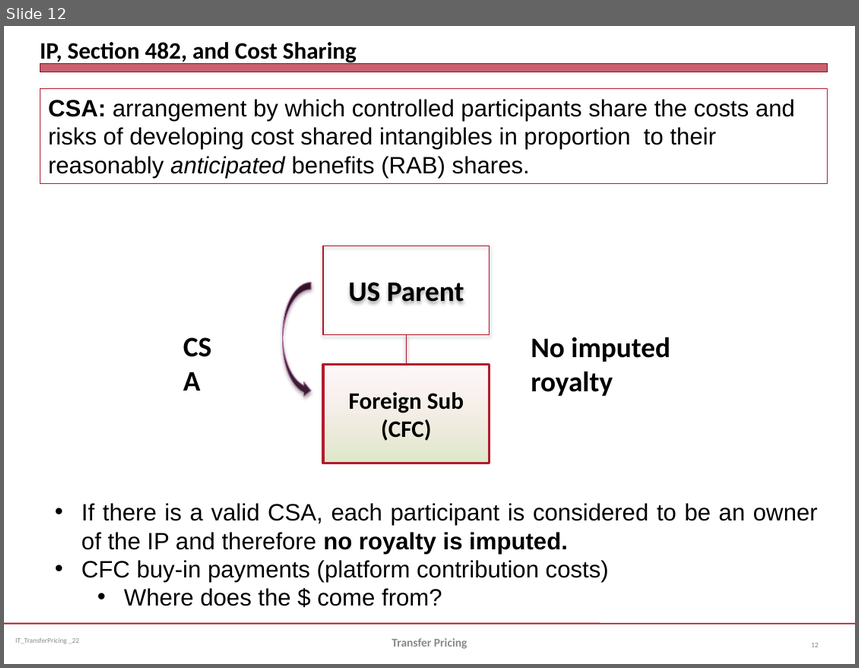
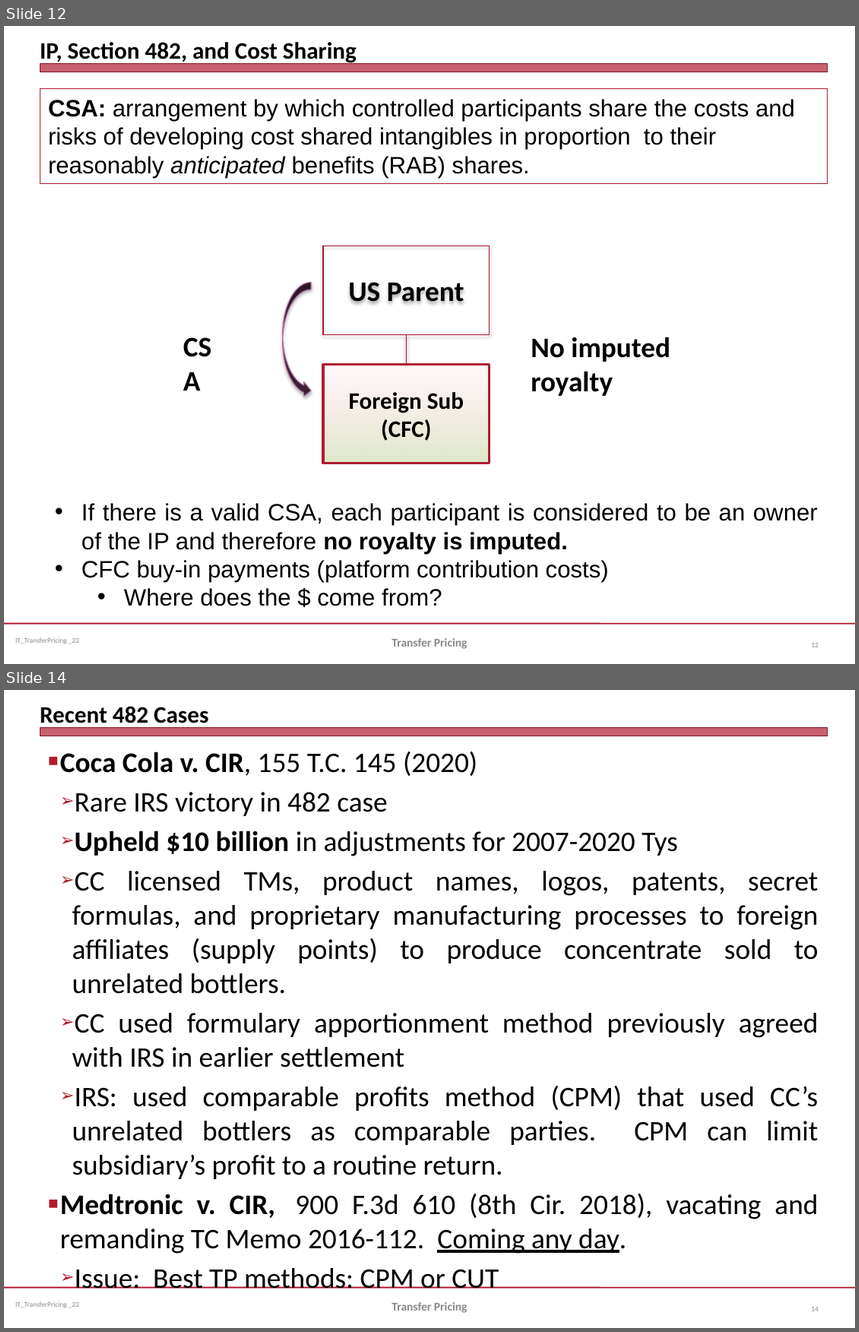
Before and after one commit to jmc877/International-Tax, a slide deck: slides/IT_TransferPricing_2022.pptx. Shown one above the other, each under a label of ours: slide 12 before the commit, slides 12 and 14 after it; the slides between them are not shown. The pictures are 859x668 and 859x1332 pixels, drawn with LibreOffice and Linux fonts; fonts in the diff are those of the drawing. Boxes give left, top, right and bottom in pixels: in the first picture for what was removed or moved away, otherwise in the second. Text is boxed around its words. In the diff, an @@ line names an element or a change of style, - is before the commit and + after.

```diff
--- a/slides/IT_TransferPricing_2022.pptx
+++ b/slides/IT_TransferPricing_2022.pptx
@@ slide 14 added at <box>4,690,855,1328</box>, background #FFFFFF; not listed: 3 template elements that a slide beside it also shows @@
@@ title added at <box>40,706,208,729</box>, 20 pt, text #000000, bold @@
+Recent 482 Cases
@@ text added at <box>60,752,819,1289</box>, 24 pt, text #000000 @@
+■ Coca Cola v. CIR, 155 T.C. 145 (2020)
+  ➢ Rare IRS victory in 482 case
+  ➢ Upheld $10 billion in adjustments for 2007-2020 Tys
+  ➢ CC licensed TMs, product names, logos, patents, secret formulas, and proprietary manufacturing processes to foreign affiliates (supply points) to produce concentrate sold to unrelated bottlers.
+  ➢ CC used formulary apportionment method previously agreed with IRS in earlier settlement
+  ➢ IRS: used comparable profits method (CPM) that used CC’s unrelated bottlers as comparable parties. CPM can limit subsidiary’s profit to a routine return.
+■ Medtronic v. CIR, 900 F.3d 610 (8th Cir. 2018), vacating and remanding TC Memo 2016-112. Coming any day.
+  ➢ Issue: Best TP methods: CPM or CUT
@@ text added at <box>392,1303,468,1313</box>, 10 pt, text #898989, bold @@
+Transfer Pricing
@@ page number added at <box>811,1307,818,1312</box>, 6 pt, text #808080 @@
+14
```
Also in this commit, not shown: 3 slides changed, 5 other slides added, 4 slides removed, 7 other files.
